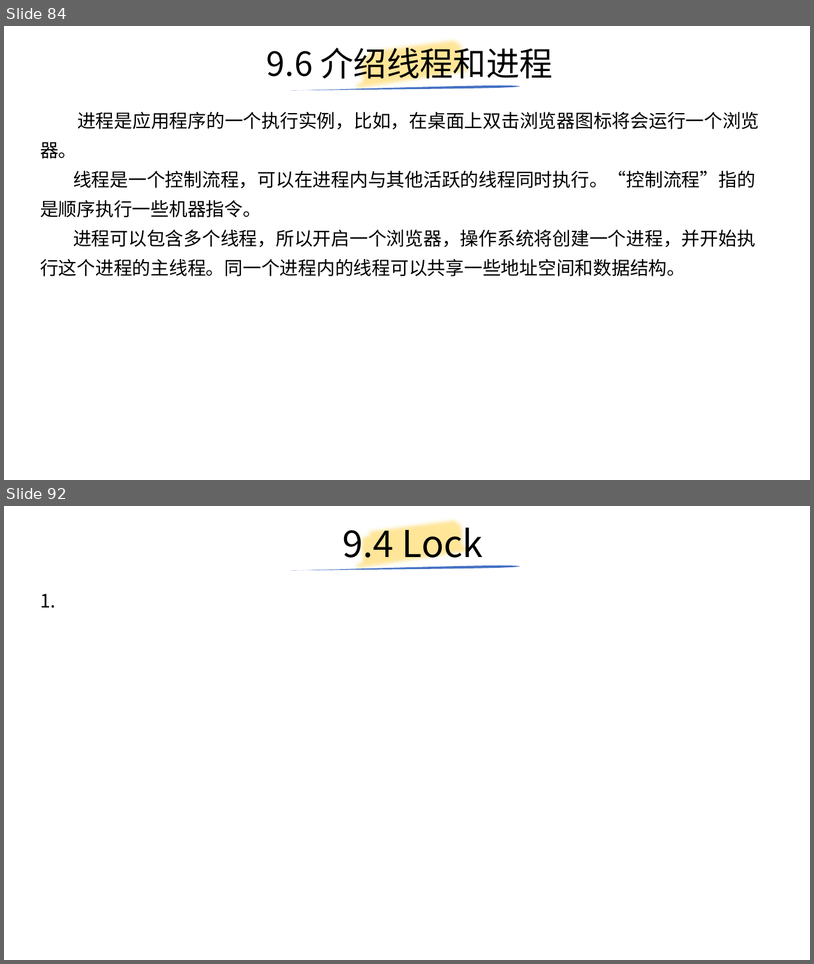
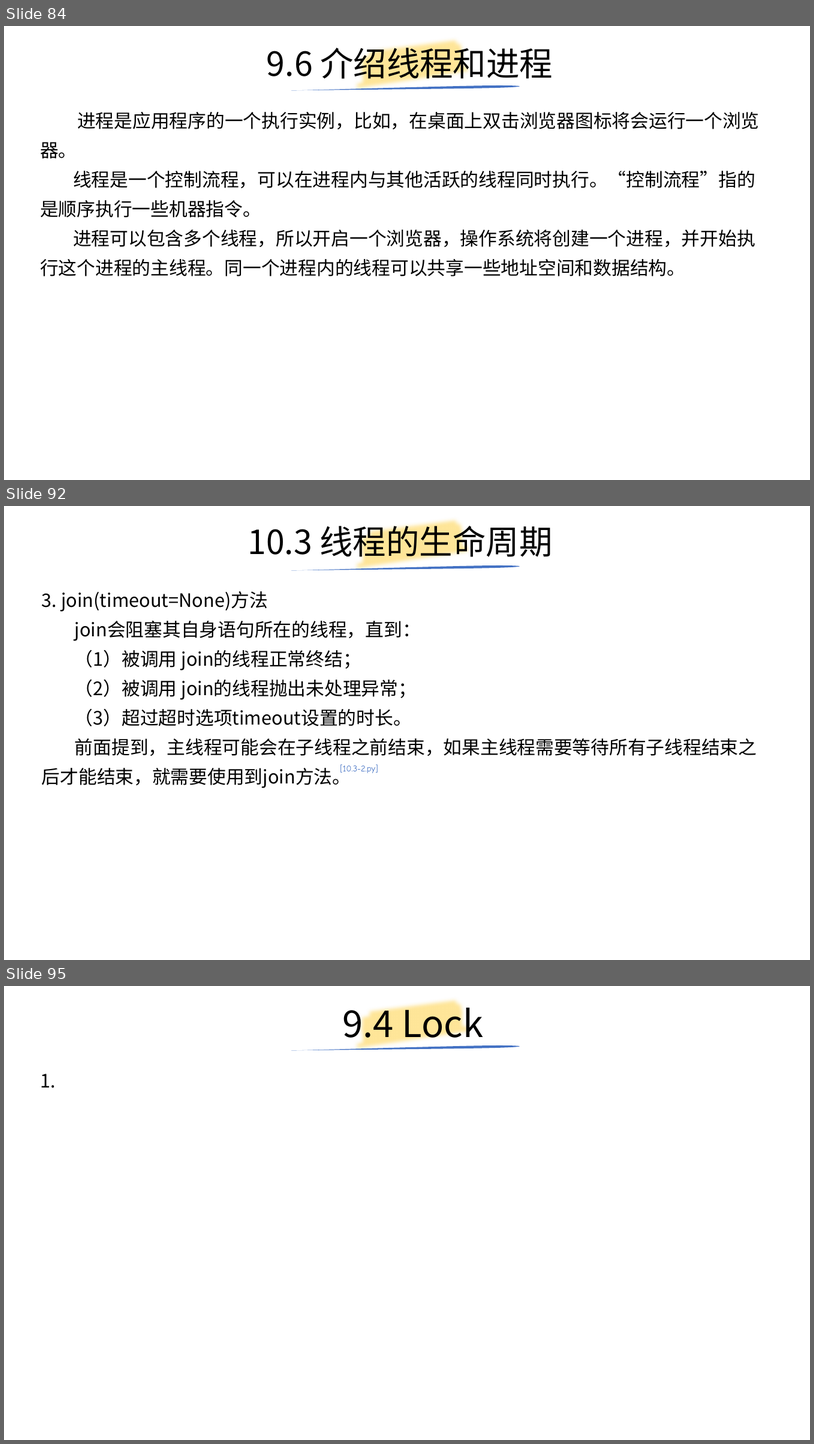
Before and after one commit to yiwenliu/CorePython, a slide deck: PPT/CorePython.pptx. Shown one above the other, each under a label of ours: slides 84 and 92 before the commit, slides 84, 92 and 95 after it; the slides between them are not shown. The pictures are 814x964 and 814x1444 pixels, drawn with LibreOffice and Linux fonts; fonts in the diff are those of the drawing. Boxes give left, top, right and bottom in pixels: in the first picture for what was removed or moved away, otherwise in the second. Text is boxed around its words. In the diff, an @@ line names an element or a change of style, - is before the commit and + after.

```diff
--- a/PPT/CorePython.pptx
+++ b/PPT/CorePython.pptx
@@ slide 92 added at [4,506,810,960], background #FFFFFF @@
@@ title added at [248,520,552,562], 39.6 pt, text #000000 @@
+10.3 线程的生命周期
@@ freeform shape added at [353,506,476,586], outline #FFE699 16 pt @@
@@ freeform shape added at [291,565,520,570], fill #4472C4 @@
@@ text added at [42,591,758,788], 22 pt, text #000000 @@
+3. join(timeout=None)方法
+join会阻塞其自身语句所在的线程，直到：
+（1）被调用 join的线程正常终结；
+（2）被调用 join的线程抛出未处理异常；
+（3）超过超时选项timeout设置的时长。
+前面提到，主线程可能会在子线程之前结束，如果主线程需要等待所有子线程结束之后才能结束，就需要使用到join方法。
@@ text added at [340,764,378,773], 18 pt, text #4472C4 @@
+[10.3-2.py]
@@ what was slide 92 is now slide 95 @@
```
Also in this commit, not shown: 2 slides changed, 8 other slides added, 3 slides removed, 8 other files.
